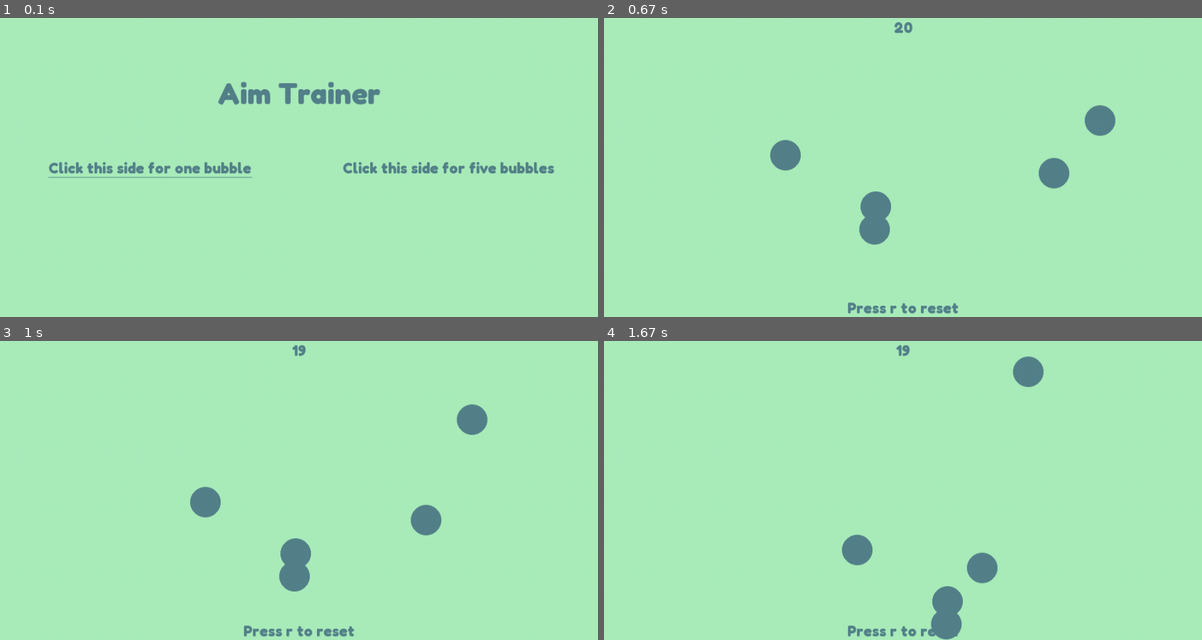
Above: before the commit, frames 1-4 (two rows, left to right).
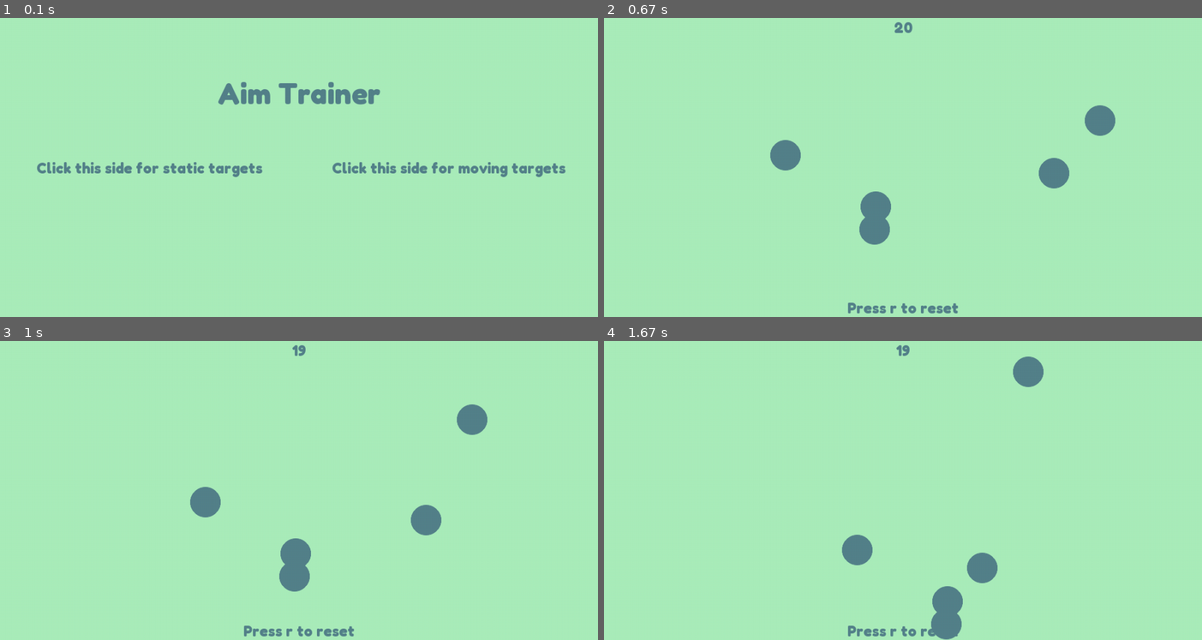
Above: after the commit, the same moments.

Repository: chinhegde/PyGame-Aim-Trainer-CS218-HW3
Game: pygame game, started from pygame_aimtrainer.py
Same seed, same stepped clock (60 frames per second), same inputs: the game is played once before the commit and once after it.
Inputs (mouse positions are in pixels of both pictures, inside the frame that each line leads up to):
- Up to frame 1 (0.1 s): no input
- Up to frame 2 (0.67 s): click (1094, 158) at 0.38 s
- Up to frame 3 (1 s): tap Enter at 0.67 s
- Up to frame 4 (1.67 s): no input

The runs differ from the first frame. In frame 1, 1.7% of the frame differs, in the area x 6-95%, y 48-54%; in frame 2, nothing differs; in frame 3, nothing differs; in frame 4, nothing differs.

Commit message:
- modes defined better

Diff:
--- a/pygame_aimtrainer.py
+++ b/pygame_aimtrainer.py
@@ -1,9 +1,3 @@
-"""
-Desktop version of the aim trainer. Some enhanced features.
-
-~MELBO
-"""
-
 import pygame
 import pygame.gfxdraw
 import random
@@ -16,13 +10,17 @@
 
 # Classes and functions
 class Game:
-    def __init__(self, circle_count: int):
+    def __init__(self, circle_count: int, game_mode: str):
         self.round_time = 20
         self.hit_counter = 0
         self.start_time = time.time()
         self.wavetimes = []
         self.circle_count = circle_count
-        self.speed = 2  # Initial speed of circles
+        self.game_mode = game_mode
+        if game_mode == 'moving':
+            self.speed = 2  # Initial speed for moving targets
+        else:
+            self.speed = 0  # Static targets have no speed
         self.wave = Wave(circle_count, self.speed)
 
     def shoot(self):
@@ -43,7 +41,7 @@
 
         # Draw timer
         timer_text = font.render(str(round(self.round_time - (time.time() - self.start_time))), True, text_color)
-        timer_rect = timer_text.get_rect(center = (screen.get_width()/2, 0))
+        timer_rect = timer_text.get_rect(center=(screen.get_width()/2, 0))
         screen.blit(timer_text, (timer_rect[0], timer_rect[1] + timer_rect.height/2))
 
         # Reset tooltip
@@ -54,7 +52,7 @@
     def update(self):
         # Reinitializes wave if wave is empty
         if len(self.wave.circles) == 0:
-            self.speed += 1  # Increase speed for each new wave
+            self.speed += 1  # Increase speed for each new wave if moving
             wavetime = time.time() - self.wave.start_time
             self.wavetimes.append(wavetime)
             self.wave = Wave(self.circle_count, self.speed)
@@ -103,6 +101,8 @@
 # Main game loop
 running = True
 initialized = False
+game_mode = None  # Static or Moving
+
 while running:
     # Initializing
     if not initialized:
@@ -114,38 +114,34 @@
 
         # Title text
         title_text = title_font.render("Aim Trainer", True, text_color)
-        title_text_rect = title_text.get_rect(center = (screen.get_width()/2, screen.get_height()/4))
+        title_text_rect = title_text.get_rect(center=(screen.get_width()/2, screen.get_height()/4))
         screen.blit(title_text, title_text_rect)
 
         # Left initializer text
-        start_text_left = font.render("Click this side for one bubble", True, text_color)
-        start_text_left_rect = start_text_left.get_rect(center = (screen.get_width()/4, screen.get_height()/2))
+        start_text_left = font.render("Click this side for static targets", True, text_color)
+        start_text_left_rect = start_text_left.get_rect(center=(screen.get_width()/4, screen.get_height()/2))
         screen.blit(start_text_left, start_text_left_rect)
 
         # Right initializer text
-        start_text_right = font.render("Click this side for five bubbles", True, text_color)
-        start_text_right_rect = start_text_right.get_rect(center = (screen.get_width()*(3/4), screen.get_height()/2))
+        start_text_right = font.render("Click this side for moving targets", True, text_color)
+        start_text_right_rect = start_text_right.get_rect(center=(screen.get_width()*(3/4), screen.get_height()/2))
         screen.blit(start_text_right, start_text_right_rect)
-
-        # Manually underlines left and right text depending on mouse position
-        if mouse_x <= screen.get_width()/2:
-            pygame.draw.line(screen, text_color, (start_text_left_rect.left, start_text_left_rect.top + start_text_left_rect.height), (start_text_left_rect.left + start_text_left_rect.width, start_text_left_rect.top + start_text_left_rect.height))
-        elif mouse_x > screen.get_width()/2:
-            pygame.draw.line(screen, text_color, (start_text_right_rect.left, start_text_right_rect.top + start_text_right_rect.height), (start_text_right_rect.left + start_text_right_rect.width, start_text_right_rect.top + start_text_right_rect.height))
 
         # Event handling
         for event in pygame.event.get():
             if event.type == pygame.QUIT:
                 pygame.quit()
+                exit()
             if event.type == pygame.MOUSEBUTTONDOWN:
-                if mouse_x <= screen.get_width()/2:
-                    # Clicking left on startup gives waves with 1 circle
-                    game = Game(1)
+                if start_text_left_rect.collidepoint(event.pos):
+                    game_mode = 'static'
+                    game = Game(5, game_mode)  # Adjust number of targets as needed
                     initialized = True
-                elif mouse_x > screen.get_width()/2:
-                    # Clicking right on startup gives waves with 5 circles
-                    game = Game(5)
+                elif start_text_right_rect.collidepoint(event.pos):
+                    game_mode = 'moving'
+                    game = Game(5, game_mode)  # Adjust number of targets as needed
                     initialized = True
+
         pygame.display.flip()
         clock.tick(60)
 
@@ -166,9 +162,10 @@
                 initialized = False
                 break
 
-        # Update each circle's position
-        for circle in game.wave.circles:
-            circle.update()
+        if game_mode == 'moving':
+            # Update each circle's position if the game mode is moving
+            for circle in game.wave.circles:
+                circle.update()
 
         # Fills screen with background color
         screen.fill(bg_color)
@@ -183,7 +180,7 @@
             end_game_text = font.render(end_game_string, True, text_color)
             end_game_rect = end_game_text.get_rect(center=(screen.get_width()/2, screen.get_height()/2))
             pygame.draw.rect(screen, bg_color, end_game_rect)
-            screen.blit(end_game_text, (end_game_rect))
+            screen.blit(end_game_text, end_game_rect)
             pygame.display.update(end_game_rect)
             time.sleep(1)
             pygame.event.clear()
